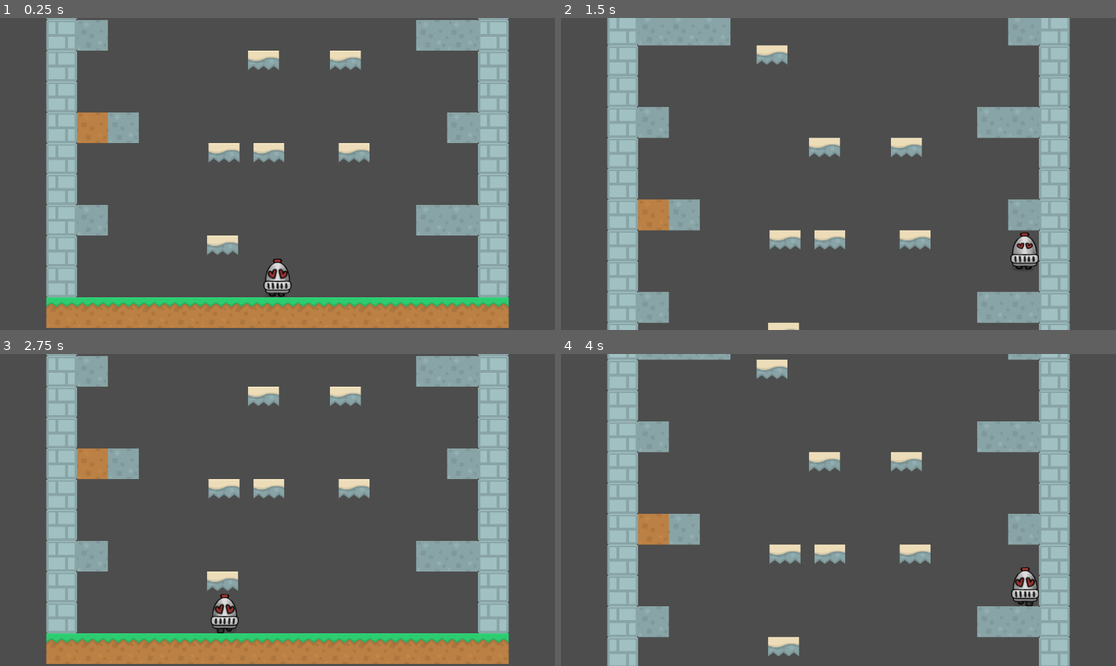
Above: before the commit, frames 1-4 (two rows, left to right).
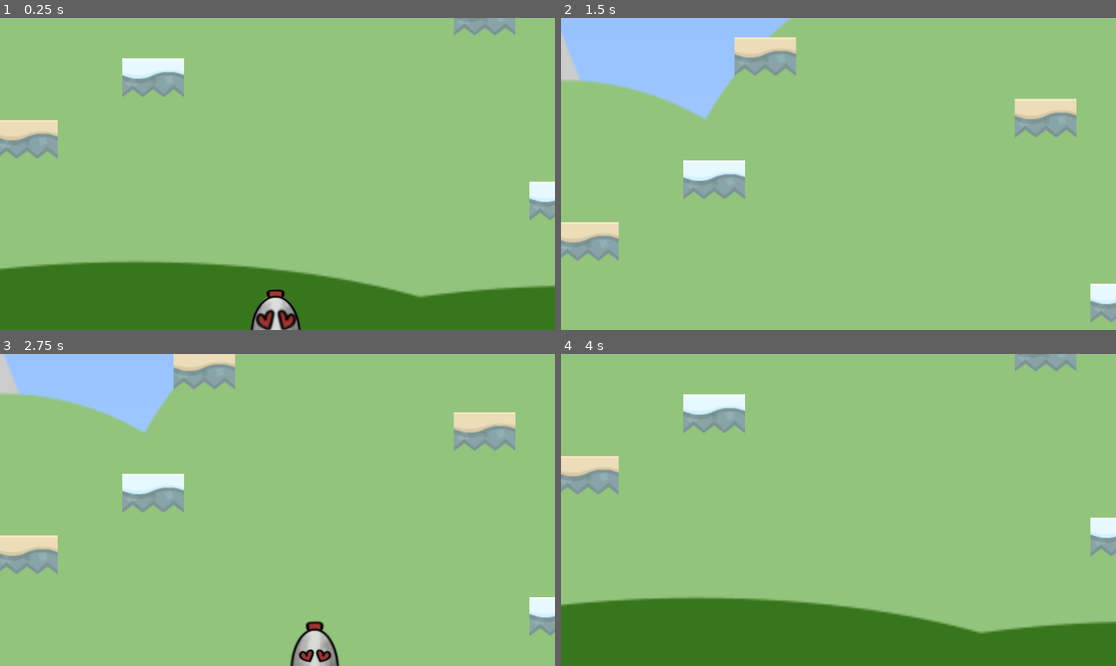
Above: after the commit, the same moments.

Repository: AllyJoho/princess-game
Game: Godot game, scene res://scenes/tower.tscn
The game is run twice, just before and just after one commit, with the same random seed, the same clock (stepped at 60 frames per second) and the same inputs.
Inputs:
- Up to frame 1 (0.25 s): no input
- Up to frame 2 (1.5 s): hold D (move_right) from 0.53 s (still down); tap Space (jump) at 0.6, 0.77, 1.07, 1.35 s
- Up to frame 3 (2.75 s): tap Space (jump) at 1.52, 1.82, 2.1 s; release D (move_right) at 2.03 s; hold A (move_left) from 2.03 s (still down)
- Up to frame 4 (4 s): release A (move_left) at 2.78 s; hold D (move_right) from 2.78 s (still down); tap Space (jump) at 2.85, 3.02, 3.32, 3.6, 3.77 s

The runs differ from the first frame. In frame 1, 100% of the frame differs, in the area x 0-100%, y 0-100%; in frame 2, 99%; in frame 3, 100%; in frame 4, 100%.

Commit message:
new level ganeration

Diff:
--- a/scenes/Player.tscn
+++ b/scenes/Player.tscn
@@ -33,26 +33,6 @@
 atlas = ExtResource("2_v6fml")
 region = Rect2(0, 576, 192, 192)
 
-[sub_resource type="AtlasTexture" id="AtlasTexture_0rnld"]
-atlas = ExtResource("2_v6fml")
-region = Rect2(192, 576, 192, 192)
-
-[sub_resource type="AtlasTexture" id="AtlasTexture_srp4u"]
-atlas = ExtResource("2_v6fml")
-region = Rect2(384, 576, 192, 192)
-
-[sub_resource type="AtlasTexture" id="AtlasTexture_jfpux"]
-atlas = ExtResource("2_v6fml")
-region = Rect2(576, 576, 192, 192)
-
-[sub_resource type="AtlasTexture" id="AtlasTexture_61ith"]
-atlas = ExtResource("2_v6fml")
-region = Rect2(768, 576, 192, 192)
-
-[sub_resource type="AtlasTexture" id="AtlasTexture_ebwui"]
-atlas = ExtResource("2_v6fml")
-region = Rect2(960, 576, 192, 192)
-
 [sub_resource type="AtlasTexture" id="AtlasTexture_sfy4j"]
 atlas = ExtResource("2_v6fml")
 region = Rect2(0, 960, 192, 192)
@@ -101,29 +81,13 @@
 atlas = ExtResource("2_v6fml")
 region = Rect2(960, 0, 192, 192)
 
+[sub_resource type="AtlasTexture" id="AtlasTexture_xsi7p"]
+atlas = ExtResource("2_v6fml")
+region = Rect2(192, 384, 192, 192)
+
 [sub_resource type="AtlasTexture" id="AtlasTexture_fgkxt"]
 atlas = ExtResource("2_v6fml")
 region = Rect2(0, 384, 192, 192)
-
-[sub_resource type="AtlasTexture" id="AtlasTexture_xsi7p"]
-atlas = ExtResource("2_v6fml")
-region = Rect2(192, 384, 192, 192)
-
-[sub_resource type="AtlasTexture" id="AtlasTexture_1jpwa"]
-atlas = ExtResource("2_v6fml")
-region = Rect2(384, 384, 192, 192)
-
-[sub_resource type="AtlasTexture" id="AtlasTexture_pfeki"]
-atlas = ExtResource("2_v6fml")
-region = Rect2(576, 384, 192, 192)
-
-[sub_resource type="AtlasTexture" id="AtlasTexture_axnmu"]
-atlas = ExtResource("2_v6fml")
-region = Rect2(768, 384, 192, 192)
-
-[sub_resource type="AtlasTexture" id="AtlasTexture_fvsjc"]
-atlas = ExtResource("2_v6fml")
-region = Rect2(960, 384, 192, 192)
 
 [sub_resource type="AtlasTexture" id="AtlasTexture_hxdpb"]
 atlas = ExtResource("2_v6fml")
@@ -196,30 +160,15 @@
 }],
 "loop": true,
 "name": &"bonk",
-"speed": 5.0
+"speed": 3.0
 }, {
 "frames": [{
 "duration": 1.0,
 "texture": SubResource("AtlasTexture_p7iby")
-}, {
-"duration": 1.0,
-"texture": SubResource("AtlasTexture_0rnld")
-}, {
-"duration": 1.0,
-"texture": SubResource("AtlasTexture_srp4u")
-}, {
-"duration": 1.0,
-"texture": SubResource("AtlasTexture_jfpux")
-}, {
-"duration": 1.0,
-"texture": SubResource("AtlasTexture_61ith")
-}, {
-"duration": 1.0,
-"texture": SubResource("AtlasTexture_ebwui")
 }],
 "loop": true,
 "name": &"fall",
-"speed": 5.0
+"speed": 3.0
 }, {
 "frames": [{
 "duration": 1.0,
@@ -242,7 +191,7 @@
 }],
 "loop": true,
 "name": &"grab",
-"speed": 5.0
+"speed": 3.0
 }, {
 "frames": [{
 "duration": 1.0,
@@ -265,30 +214,18 @@
 }],
 "loop": true,
 "name": &"idle",
-"speed": 7.0
-}, {
-"frames": [{
+"speed": 3.0
+}, {
+"frames": [{
+"duration": 1.0,
+"texture": SubResource("AtlasTexture_xsi7p")
+}, {
 "duration": 1.0,
 "texture": SubResource("AtlasTexture_fgkxt")
-}, {
-"duration": 1.0,
-"texture": SubResource("AtlasTexture_xsi7p")
-}, {
-"duration": 1.0,
-"texture": SubResource("AtlasTexture_1jpwa")
-}, {
-"duration": 1.0,
-"texture": SubResource("AtlasTexture_pfeki")
-}, {
-"duration": 1.0,
-"texture": SubResource("AtlasTexture_axnmu")
-}, {
-"duration": 1.0,
-"texture": SubResource("AtlasTexture_fvsjc")
 }],
 "loop": true,
 "name": &"jump",
-"speed": 5.0
+"speed": 3.0
 }, {
 "frames": [{
 "duration": 1.0,
@@ -311,7 +248,7 @@
 }],
 "loop": true,
 "name": &"love",
-"speed": 5.0
+"speed": 3.0
 }, {
 "frames": [{
 "duration": 1.0,
@@ -334,7 +271,7 @@
 }],
 "loop": true,
 "name": &"walk",
-"speed": 5.0
+"speed": 3.0
 }]
 
 [node name="CharacterBody2D" type="CharacterBody2D" unique_id=1334906514]
@@ -342,17 +279,20 @@
 
 [node name="CollisionShape2D" type="CollisionShape2D" parent="." unique_id=447563033]
 position = Vector2(0, -40)
-scale = Vector2(3, 4)
+scale = Vector2(2.5, 4)
 shape = SubResource("RectangleShape2D_v6fml")
+debug_color = Color(1.1551381e-06, 0.5803586, 0.8026886, 0.41960785)
 
 [node name="Camera2D" type="Camera2D" parent="." unique_id=754583823]
 position = Vector2(0, -200)
+zoom = Vector2(2, 2)
 limit_left = 0
 limit_right = 0
 limit_bottom = 100
 
 [node name="AnimatedSprite2D" type="AnimatedSprite2D" parent="." unique_id=1420514329]
-position = Vector2(-2, -34)
+position = Vector2(-4, -34)
 scale = Vector2(0.75, 0.75)
 sprite_frames = SubResource("SpriteFrames_bruh7")
-animation = &"bonk"
+animation = &"jump"
+frame_progress = 0.6633148
--- /dev/null
+++ b/scenes/block.tscn
@@ -0,0 +1,11 @@
+[gd_scene format=3 uid="uid://bjq2g8ncjvsgi"]
+
+[sub_resource type="RectangleShape2D" id="RectangleShape2D_5ajho"]
+
+[node name="block" type="StaticBody2D" unique_id=356022558]
+
+[node name="Sprite2D" type="Sprite2D" parent="." unique_id=270067506]
+
+[node name="CollisionShape2D" type="CollisionShape2D" parent="." unique_id=1220807351]
+scale = Vector2(3.200001, 3.1999984)
+shape = SubResource("RectangleShape2D_5ajho")
--- a/scenes/half_platform.tscn
+++ /dev/null
@@ -1,17 +0,0 @@
-[gd_scene format=3 uid="uid://bv1cx185aooa2"]
-
-[ext_resource type="Texture2D" uid="uid://dndsgy3qtaqd" path="res://assets/sprites/tiles/path_stone_slab.png" id="1_mw7u6"]
-
-[sub_resource type="RectangleShape2D" id="RectangleShape2D_3elp3"]
-size = Vector2(20, 32)
-
-[node name="halfPlatform" type="StaticBody2D" unique_id=2109508709]
-
-[node name="Sprite2D" type="Sprite2D" parent="." unique_id=1976171307]
-texture = ExtResource("1_mw7u6")
-
-[node name="CollisionShape2D" type="CollisionShape2D" parent="." unique_id=636265910]
-position = Vector2(0, -16)
-scale = Vector2(3.1999977, 1)
-shape = SubResource("RectangleShape2D_3elp3")
-one_way_collision = true
--- a/scenes/platform.tscn
+++ b/scenes/platform.tscn
@@ -1,11 +1,14 @@
-[gd_scene format=3 uid="uid://bjq2g8ncjvsgi"]
+[gd_scene format=3 uid="uid://bv1cx185aooa2"]
 
-[sub_resource type="RectangleShape2D" id="RectangleShape2D_5ajho"]
+[sub_resource type="RectangleShape2D" id="RectangleShape2D_3elp3"]
+size = Vector2(20, 32)
 
-[node name="Platform" type="StaticBody2D" unique_id=356022558]
+[node name="platform" type="StaticBody2D" unique_id=2109508709]
 
-[node name="Sprite2D" type="Sprite2D" parent="." unique_id=270067506]
+[node name="Sprite2D" type="Sprite2D" parent="." unique_id=1976171307]
 
-[node name="CollisionShape2D" type="CollisionShape2D" parent="." unique_id=1220807351]
-scale = Vector2(3.200001, 3.1999984)
-shape = SubResource("RectangleShape2D_5ajho")
+[node name="CollisionShape2D" type="CollisionShape2D" parent="." unique_id=636265910]
+position = Vector2(0, -16)
+scale = Vector2(3.1999977, 1)
+shape = SubResource("RectangleShape2D_3elp3")
+one_way_collision = true
--- a/scenes/tower.tscn
+++ b/scenes/tower.tscn
@@ -1,9 +1,17 @@
 [gd_scene format=3 uid="uid://cnjbqncnueq6m"]
 
-[ext_resource type="Script" uid="uid://c2t8od3xaoxrt" path="res://scripts/level.gd" id="1_ay4al"]
+[ext_resource type="Script" uid="uid://deqn1v1sh7tmf" path="res://scripts/tower.gd" id="1_ay4al"]
 [ext_resource type="PackedScene" uid="uid://xnlp11j8skng" path="res://scenes/Player.tscn" id="2_ktxwe"]
+[ext_resource type="Texture2D" uid="uid://cibqnwqdrcwbg" path="res://assets/background.png" id="2_qrbg1"]
 
 [node name="Tower" type="Node2D" unique_id=1034955630]
 script = ExtResource("1_ay4al")
 
+[node name="Parallax2D" type="Parallax2D" parent="." unique_id=1910337478]
+
+[node name="Sprite2D" type="Sprite2D" parent="Parallax2D" unique_id=1953996232]
+position = Vector2(0, -699)
+scale = Vector2(2, 2)
+texture = ExtResource("2_qrbg1")
+
 [node name="CharacterBody2D" parent="." unique_id=1334906514 instance=ExtResource("2_ktxwe")]
--- a/scripts/player.gd
+++ b/scripts/player.gd
@@ -1,7 +1,7 @@
 extends CharacterBody2D
 
 @onready var animated_sprite_2d: AnimatedSprite2D = $AnimatedSprite2D
-@export var speed = 700
+@export var speed = 500
 @export var gravity = 30
 @export var jump_force = 900
 @export var max_fall = 2000
@@ -22,17 +22,11 @@
 	var horizonal_direction = Input.get_axis("move_left","move_right" )
 	velocity.x = speed  * horizonal_direction
 	move_and_slide()
-	if velocity.y < 0:
+	if velocity.y > 0:
 		animated_sprite_2d.play("fall")
-		animated_sprite_2d.flip_h = true
-	elif velocity.y > 0:
+	elif velocity.y < 0:
 		animated_sprite_2d.play("jump")
-		animated_sprite_2d.flip_h = false
-	elif horizonal_direction < 0:
+	elif horizonal_direction != 0:
 		animated_sprite_2d.play("walk")
-		animated_sprite_2d.flip_h = true
-	elif horizonal_direction > 0:
-		animated_sprite_2d.play("walk")
-		animated_sprite_2d.flip_h = false
 	else:
 		animated_sprite_2d.play("idle")
--- a/scripts/tower.gd
+++ b/scripts/tower.gd
@@ -2,21 +2,22 @@
 var rng: RandomNumberGenerator
 
 # Objects
-var block = preload("res://scenes/platform.tscn")
-var platform = preload("res://scenes/half_platform.tscn")
+var block = preload("res://scenes/block.tscn")
+var platform = preload("res://scenes/platform.tscn")
 #Textures
 var grass_texture = preload("res://assets/sprites/tiles/grass_dirt.png")
+var dirt_texture = preload("res://assets/sprites/tiles/dirt_block.png")
 var wall_texture = preload("res://assets/sprites/tiles/stone_wall.png")
-var platform_texture = preload("res://assets/sprites/tiles/dirt_block.png")
-var gift_platform_texture = preload("res://assets/sprites/tiles/dirt_block.png")
+var platform_texture = preload("res://assets/sprites/tiles/path_stone_slab.png")
+var gift_platform_texture = preload("res://assets/sprites/tiles/snow_stone_slab.png")
 
 # Important Numbers
 @export var level_width = 14
-@export var floors = 10
-@export var block_size = 64
+@export var floors = 25
+@export var block_size = 64.0
 @export var platform_chance = 0.2
-var wall_pos = (level_width/2)*block_size
-var total_platforms = floors*5
+var wall_pos = (level_width*block_size)/2
+var total_platforms = floors
 
 func spawn_object(x,y,object,texture=null):
 	var p = object.instantiate()
@@ -32,19 +33,33 @@
 	possible_numbers.shuffle()
 	return possible_numbers.slice(0, count)
 
-func build_floors(y_pos, index_array):
-#	for each of the slots
-
-	pass
+func build_platform(y_pos, is_gift):
+	var x_pos = randf_range(-wall_pos+block_size, wall_pos-block_size)
+	if is_gift != -1:
+		spawn_object(x_pos,y_pos, platform, gift_platform_texture)
+	else:
+		spawn_object(x_pos,y_pos, platform, platform_texture)
 
 func build_walls():
-	pass
+	var y_pos = block_size
+	for j in range(-5,level_width+6):
+		spawn_object((-wall_pos+j*block_size),y_pos, block, grass_texture)
+		spawn_object((-wall_pos+j*block_size),y_pos+block_size, block, dirt_texture)
+	for i in range(floors+4):
+		#if i == 0:
+		y_pos -= block_size
+		spawn_object(-wall_pos,y_pos, block, wall_texture)
+		spawn_object(wall_pos,y_pos, block, wall_texture)
+	for j in range(1,level_width-1):
+		spawn_object((-wall_pos+j*block_size),y_pos, platform, platform_texture)
 
 func build_tower():
-	var y_pos = block_size
-	var gift_legs = get_unique_random_numbers(1,total_platforms,5)
-
+	var y_pos = -block_size*2
+	var gift_platforms = get_unique_random_numbers(0,total_platforms-1,5)
+	for i in range(total_platforms):
+		build_platform(y_pos-i*block_size, gift_platforms.find(i))
 
 func _ready():
 	rng = RandomNumberGenerator.new()
+	build_walls()
 	build_tower()
Binary file added: assets/background.png
Not shown, added: assets/background.png.import
Not shown, changed: .DS_Store
Not shown, changed: assets/sprites/.DS_Store
